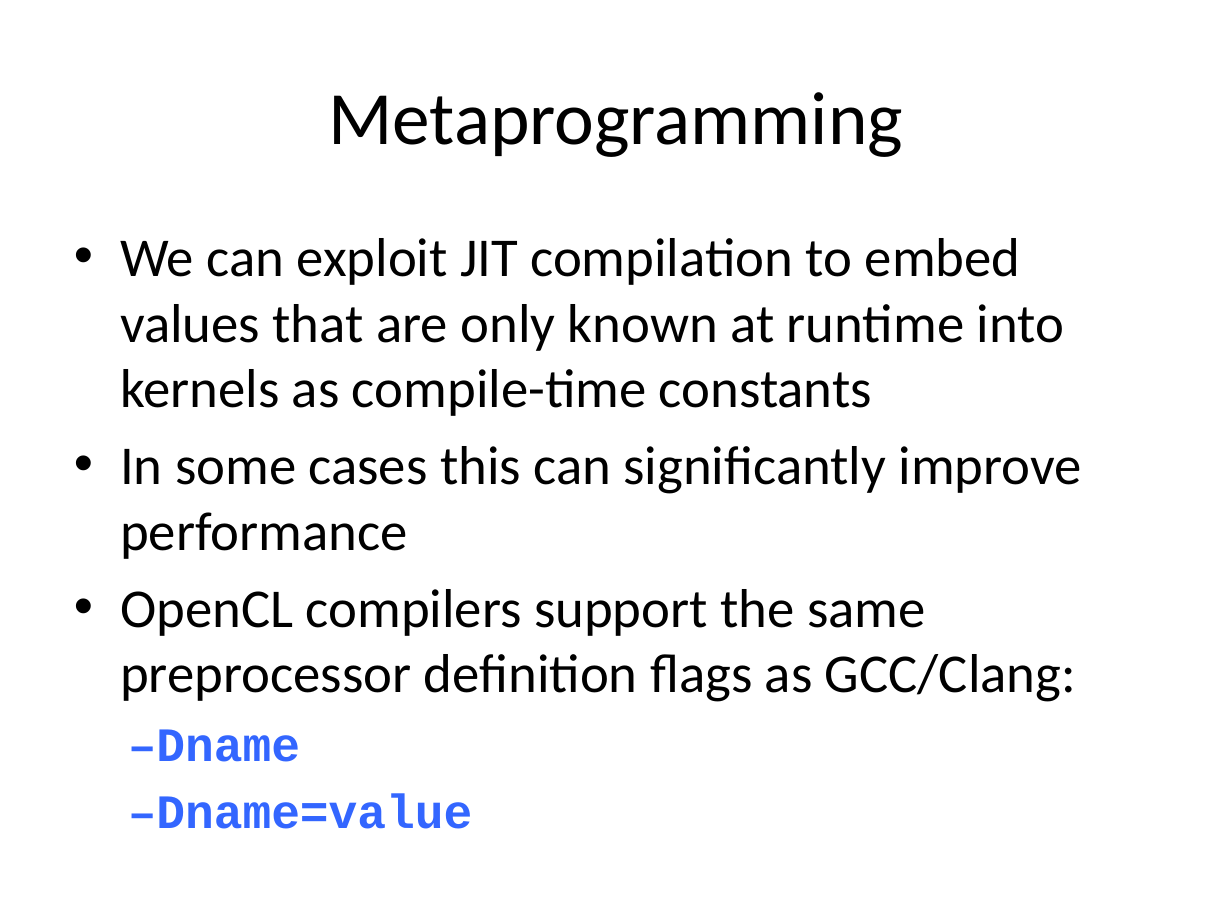
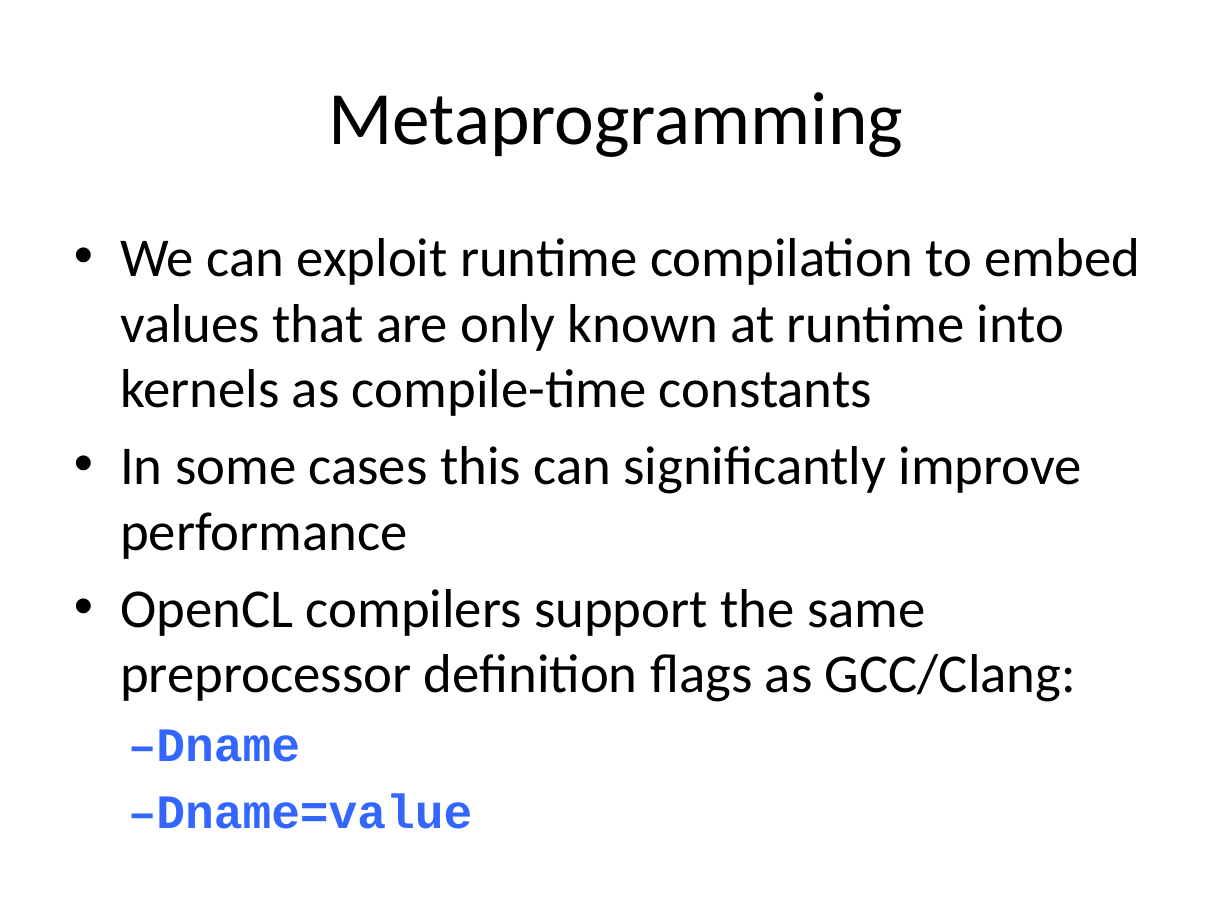
Before and after one commit to UoB-HPC/opencl-training-code, a slide deck: slide 18 of slides/advanced_part2.pptx. Drawn at 1232x924 pixels with LibreOffice and Linux fonts; fonts in the diff are those of the drawing. Boxes give left, top, right and bottom in pixels: in the first picture for what was removed or moved away, otherwise in the second. Text is boxed around its words. In the diff, an @@ line names an element or a change of style, - is before the commit and + after.

```diff
--- a/slides/advanced_part2.pptx
+++ b/slides/advanced_part2.pptx
@@ text at bbox=[120, 238, 1140, 416]: text changed @@
-• We can exploit JIT compilation to embed values that are only known at runtime into kernels as compile-time constants
+• We can exploit runtime compilation to embed values that are only known at runtime into kernels as compile-time constants
```
Also in this commit, not shown: 6 other slides changed, 1 other file.
